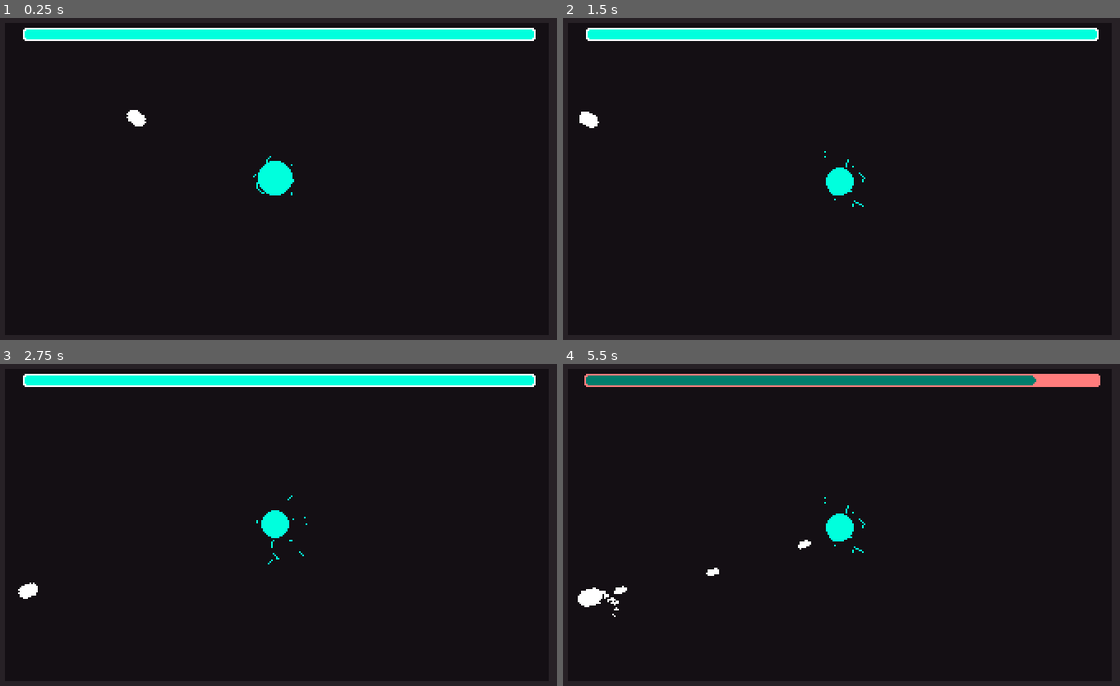
Above: before the commit, frames 1-4 (two rows, left to right).
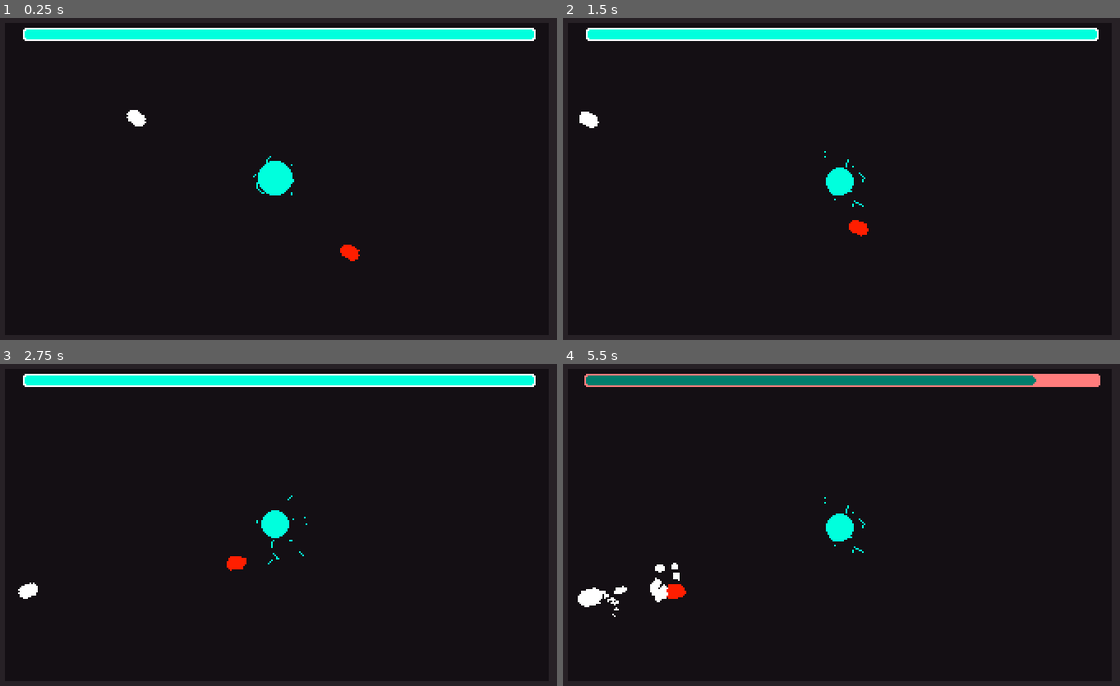
Above: after the commit, the same moments.

Repository: Nexe08/EnergySource
Game: Godot game, scene res://Main.tscn
Same seed, same stepped clock (60 frames per second), same inputs: the game is played once before the commit and once after it.
Inputs (mouse positions are in pixels of both pictures, inside the frame that each line leads up to):
- Up to frame 1 (0.25 s): no input
- Up to frame 2 (1.5 s): move the mouse to (964, 162) at 0.52 s; hold A (a) 0.53-1.28 s; tap D (d) at 0.8, 1.35 s; move the mouse to (730, 195) at 1.27 s
- Up to frame 3 (2.75 s): tap S (s) at 1.55 s; move the mouse to (334, 454) at 2.02 s; hold S (s) from 2.03 s (still down); tap W (w) at 2.3 s
- Up to frame 4 (5.5 s): move the mouse to (813, 589) at 2.77 s; release S (s) at 2.78 s; tap W (w) at 2.85, 5.3 s; tap A (a) at 3.05 s; move the mouse to (1008, 573) at 3.52 s; hold A (a) 3.53-4.28 s; tap D (d) at 3.8, 4.35 s; move the mouse to (674, 476) at 4.27 s; tap S (s) at 4.55 s; move the mouse to (869, 525) at 5.02 s; press the mouse at (869, 525) at 5.03 s

The runs differ from the first frame. In frame 1, 0.1% of the frame differs, in the area x 61-65%, y 70-76%; in frame 2, 0.1%; in frame 3, 0.1%; in frame 4, 0.5%, in the area x 15-45%, y 54-74%.

Commit message:
Added: First enemy named Slow Mover etc...
* Basic movement logic.
* Slow Mover death partical.

Diff:
--- a/Character/Character.tscn
+++ b/Character/Character.tscn
@@ -3,4 +3,6 @@
 [ext_resource path="res://Character/Script/character.gd" type="Script" id=1]
 
 [node name="Character" type="RigidBody2D"]
+collision_layer = 0
+collision_mask = 0
 script = ExtResource( 1 )
--- a/Character/Script/character.gd
+++ b/Character/Script/character.gd
@@ -8,5 +8,14 @@
 
 func _physics_process(delta: float) -> void:
     for component in entity_components:
-        if component.has_method("_update"):
-            component._update(delta)
+        if is_instance_valid(component):
+            if component.has_method("_update"):
+                component._update(delta)
+
+
+# called by bullet which can give damage
+func take_damage(takken_damage: float, damage_direction: Vector2 = Vector2.ZERO):
+    for component in entity_components:
+        if is_instance_valid(component):
+            if component.has_method("take_damage"):
+                component.take_damage(takken_damage, damage_direction)
--- /dev/null
+++ b/Enemy/SlowMover.tscn
@@ -0,0 +1,115 @@
+[gd_scene load_steps=7 format=2]
+
+[ext_resource path="res://Character/Character.tscn" type="PackedScene" id=1]
+[ext_resource path="res://Enemy/enemy_texturet.png" type="Texture" id=2]
+[ext_resource path="res://Enemy/script/slow_mover_component.gd" type="Script" id=3]
+
+[sub_resource type="CapsuleShape2D" id=1]
+radius = 5.00001
+height = 3.99999
+
+[sub_resource type="Animation" id=2]
+resource_name = "death"
+tracks/0/type = "value"
+tracks/0/path = NodePath("Death Partical:emitting")
+tracks/0/interp = 1
+tracks/0/loop_wrap = true
+tracks/0/imported = false
+tracks/0/enabled = true
+tracks/0/keys = {
+"times": PoolRealArray( 0 ),
+"transitions": PoolRealArray( 1 ),
+"update": 1,
+"values": [ true ]
+}
+tracks/1/type = "value"
+tracks/1/path = NodePath("Sprite:visible")
+tracks/1/interp = 1
+tracks/1/loop_wrap = true
+tracks/1/imported = false
+tracks/1/enabled = true
+tracks/1/keys = {
+"times": PoolRealArray( 0 ),
+"transitions": PoolRealArray( 1 ),
+"update": 1,
+"values": [ false ]
+}
+tracks/2/type = "method"
+tracks/2/path = NodePath("..")
+tracks/2/interp = 1
+tracks/2/loop_wrap = true
+tracks/2/imported = false
+tracks/2/enabled = true
+tracks/2/keys = {
+"times": PoolRealArray( 1 ),
+"transitions": PoolRealArray( 1 ),
+"values": [ {
+"args": [  ],
+"method": "queue_free"
+} ]
+}
+
+[sub_resource type="Animation" id=3]
+resource_name = "idle"
+loop = true
+tracks/0/type = "value"
+tracks/0/path = NodePath("Death Partical:emitting")
+tracks/0/interp = 1
+tracks/0/loop_wrap = true
+tracks/0/imported = false
+tracks/0/enabled = true
+tracks/0/keys = {
+"times": PoolRealArray( 0 ),
+"transitions": PoolRealArray( 1 ),
+"update": 1,
+"values": [ false ]
+}
+tracks/1/type = "value"
+tracks/1/path = NodePath("Sprite:visible")
+tracks/1/interp = 1
+tracks/1/loop_wrap = true
+tracks/1/imported = false
+tracks/1/enabled = true
+tracks/1/keys = {
+"times": PoolRealArray( 0 ),
+"transitions": PoolRealArray( 1 ),
+"update": 1,
+"values": [ true ]
+}
+
+[node name="SlowMover" instance=ExtResource( 1 )]
+collision_layer = 8
+mode = 2
+
+[node name="CollisionShape2D" type="CollisionShape2D" parent="." index="0"]
+rotation = 1.57079
+shape = SubResource( 1 )
+
+[node name="SlowMoverComponent" type="Node2D" parent="." index="1"]
+script = ExtResource( 3 )
+
+[node name="Sprite" type="Sprite" parent="SlowMoverComponent" index="0"]
+texture = ExtResource( 2 )
+
+[node name="Death Partical" type="CPUParticles2D" parent="SlowMoverComponent" index="1"]
+emitting = false
+amount = 21
+one_shot = true
+explosiveness = 1.0
+local_coords = false
+spread = 180.0
+gravity = Vector2( 0, 0 )
+initial_velocity = 40.54
+initial_velocity_random = 0.57
+angular_velocity = 38.92
+damping = 40.54
+angle = 272.4
+angle_random = 0.3
+scale_amount = 2.0
+scale_amount_random = 0.61
+color = Color( 1, 0.117647, 0, 1 )
+
+[node name="AnimationPlayer" type="AnimationPlayer" parent="SlowMoverComponent" index="2"]
+autoplay = "idle"
+anims/death = SubResource( 2 )
+anims/idle = SubResource( 3 )
--- /dev/null
+++ b/Enemy/script/slow_mover_component.gd
@@ -0,0 +1,37 @@
+extends Node2D
+
+# slow mover component
+
+export var life: float = 2
+export var speed: float = 30
+
+onready var parent = get_parent()
+onready var target = global.player
+
+onready var anim = $AnimationPlayer
+onready var sprite = $Sprite
+
+
+func _ready() -> void:
+    parent.sleeping = false
+
+
+func _update(_delta:float) -> void:
+    sprite.scale = lerp(sprite.scale, Vector2(1, 1), .27)
+    _handel_target_following_logic()
+
+
+func _handel_target_following_logic():
+    var target_direction = parent.global_position.direction_to(target.global_position)
+    parent.linear_velocity = speed * target_direction
+    parent.look_at(target.global_position)
+
+
+# called in character class
+func take_damage(takken_damage: float, _damage_direction: Vector2 = Vector2.ZERO):
+    if life > 0:
+        life -= takken_damage
+        sprite.scale = Vector2(1.5, 1.5)
+    else:
+        parent.sleeping = true
+        anim.play("death")
--- a/Main.tscn
+++ b/Main.tscn
@@ -1,10 +1,11 @@
-[gd_scene load_steps=10 format=2]
+[gd_scene load_steps=11 format=2]
 
 [ext_resource path="res://Player/Player.tscn" type="PackedScene" id=1]
 [ext_resource path="res://main.gd" type="Script" id=2]
 [ext_resource path="res://Core/Core.tscn" type="PackedScene" id=3]
 [ext_resource path="res://Camera/Camera.tscn" type="PackedScene" id=4]
 [ext_resource path="res://ProgressBar/EnergyBarComponent.tscn" type="PackedScene" id=5]
+[ext_resource path="res://Enemy/SlowMover.tscn" type="PackedScene" id=6]
 
 [sub_resource type="RectangleShape2D" id=1]
 extents = Vector2( 5, 100 )
@@ -76,3 +77,7 @@
 
 [node name="Player" parent="." instance=ExtResource( 1 )]
 position = Vector2( 85, 63 )
+collision_mask = 1
+
+[node name="SlowMover" parent="." instance=ExtResource( 6 )]
+position = Vector2( 221, 148 )
--- a/Projectile/PlayerBullet.tscn
+++ b/Projectile/PlayerBullet.tscn
@@ -26,10 +26,11 @@
 
 [node name="PlayerBullet" instance=ExtResource( 1 )]
 collision_mask = 9
+mode = 2
+damage = 1.0
 speed = 300.0
 
 [node name="Sprite" parent="." index="0"]
-visible = true
 texture = ExtResource( 2 )
 offset = Vector2( 1, 0 )
 
--- a/Projectile/Script/projectile.gd
+++ b/Projectile/Script/projectile.gd
@@ -14,6 +14,9 @@
     queue_free()
 
 
-func _on_Projectile_body_entered(_body: Node) -> void:
+func _on_Projectile_body_entered(body: Node) -> void:
+    if body.has_method("take_damage"):
+        body.take_damage(damage, global_position)
+
     sleeping = true
     $AnimationPlayer.play("death")
Binary file added: Enemy/enemy_texturet.png
